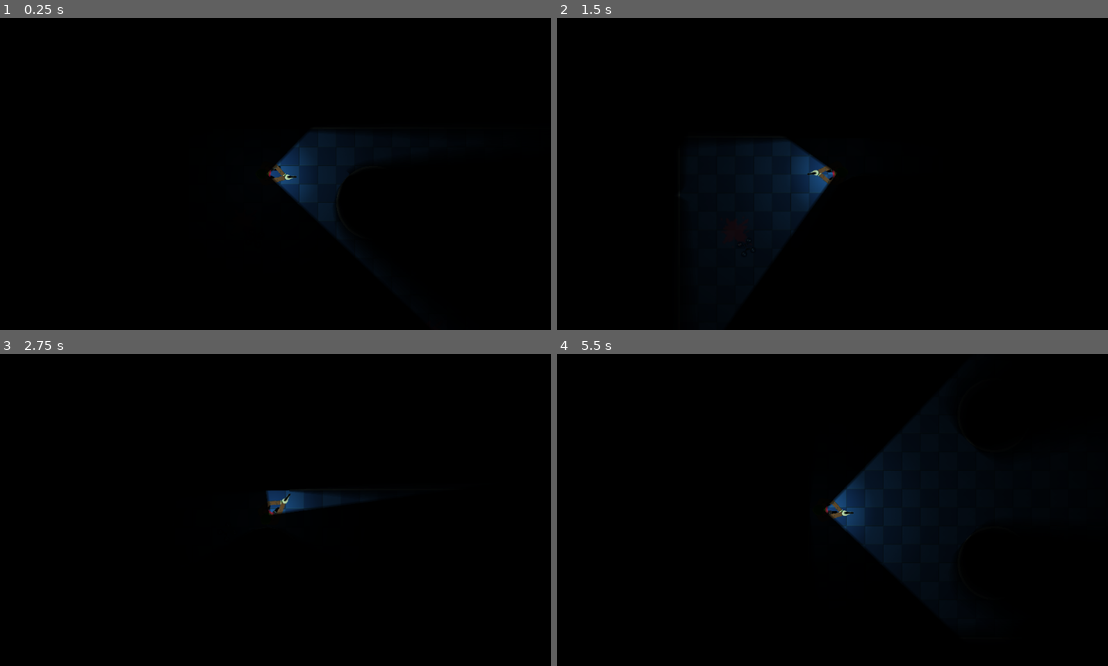
Above: before the commit, frames 1-4 (two rows, left to right).
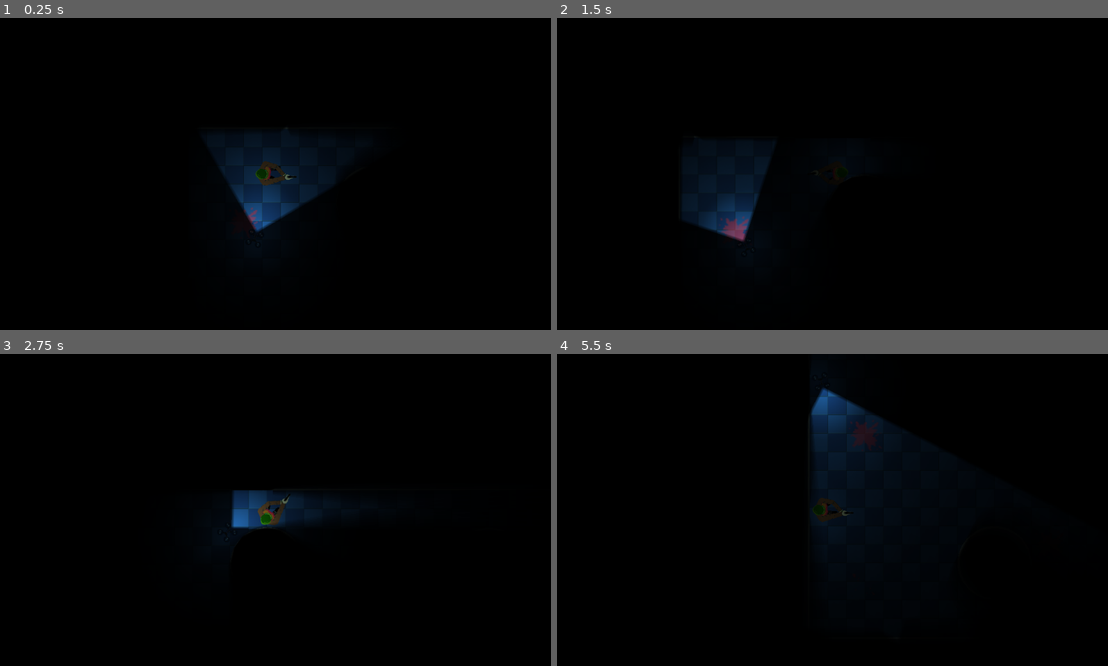
Above: after the commit, the same moments.

Repository: Fulgurata/Antibody
Game: Godot game, scene res://scenes/levels/level_one/LevelOne.tscn
Two runs of this game, one before a commit and one after it. Both use one fixed random seed, a clock stepped at 60 frames per second and the inputs below. This scene is started directly instead of the project's main scene.
Inputs (mouse positions are in pixels of both pictures, inside the frame that each line leads up to):
- Up to frame 1 (0.25 s): no input
- Up to frame 2 (1.5 s): tap Enter at 0.5 s; move the mouse to (953, 158) at 0.52 s; hold D (move_right) 0.53-1.28 s; tap Shift (dodge) at 0.6, 1.35 s; tap Space at 1.25 s; move the mouse to (716, 189) at 1.27 s; hold S (move_down) from 1.28 s (still down)
- Up to frame 3 (2.75 s): tap Enter at 2 s; move the mouse to (330, 441) at 2.02 s; release S (move_down) at 2.03 s; hold D (move_right) from 2.03 s (still down); tap Shift (dodge) at 2.1 s
- Up to frame 4 (5.5 s): move the mouse to (804, 572) at 2.77 s; release D (move_right) at 2.78 s; hold W (move_up) 2.78-3.53 s; tap Shift (dodge) every 0.75 s from 2.85 to 5.1 s; move the mouse to (997, 556) at 3.52 s; hold A (move_left) 3.53-5.03 s; move the mouse to (661, 463) at 4.27 s; tap Space at 5 s; move the mouse to (860, 510) at 5.02 s; hold S (move_down) from 5.03 s (still down)

The runs differ from the first frame. In frame 1, 3.9% of the frame differs, in the area x 37-63%, y 35-74%; in frame 2, 3.5%; in frame 3, 1.6%; in frame 4, 4.4%, in the area x 45-62%, y 6-61%.

Commit message:
Moved flashlight to drone

Diff:
--- a/scenes/characters/drone/drone.tscn
+++ b/scenes/characters/drone/drone.tscn
@@ -1,9 +1,11 @@
-[gd_scene load_steps=31 format=3 uid="uid://3icltdq3xtfe"]
+[gd_scene load_steps=33 format=3 uid="uid://3icltdq3xtfe"]
 
 [ext_resource type="Script" path="res://scripts/characters/drone_scripts/drone.gd" id="1_3xpjv"]
+[ext_resource type="PackedScene" uid="uid://c04oqtfpq8k38" path="res://scenes/characters/player/point_light_2d.tscn" id="2_2roli"]
 [ext_resource type="Texture2D" uid="uid://ds1sphxcm01uq" path="res://scenes/characters/drone/Drone1-down.png" id="2_ldroc"]
 [ext_resource type="Texture2D" uid="uid://hq2mgyua1s0r" path="res://scenes/characters/drone/Drone1-left.png" id="3_cahwu"]
 [ext_resource type="Texture2D" uid="uid://byhb1fnyllub6" path="res://scenes/characters/drone/Drone1-up.png" id="4_r187i"]
+[ext_resource type="PackedScene" uid="uid://dccdpedsu3ht" path="res://scenes/characters/player/flashlight_point_light_2d.tscn" id="6_cb5pj"]
 
 [sub_resource type="AtlasTexture" id="AtlasTexture_2d23j"]
 atlas = ExtResource("2_ldroc")
@@ -207,6 +209,10 @@
 [node name="Drone" type="CharacterBody2D"]
 light_mask = 16
 script = ExtResource("1_3xpjv")
+
+[node name="PointLight2D" parent="." instance=ExtResource("2_2roli")]
+position = Vector2(0, 0)
+metadata/_edit_lock_ = true
 
 [node name="AnimatedSprite2D" type="AnimatedSprite2D" parent="."]
 rotation = -1.55572
@@ -216,3 +222,9 @@
 
 [node name="CollisionShape2D" type="CollisionShape2D" parent="."]
 shape = SubResource("CircleShape2D_ehsxn")
+
+[node name="Flashlight" parent="." instance=ExtResource("6_cb5pj")]
+position = Vector2(9, 8.9407e-08)
+rotation = 0.759218
+offset = Vector2(64, -64)
+metadata/_edit_lock_ = true
--- a/scenes/characters/player/Player.tscn
+++ b/scenes/characters/player/Player.tscn
@@ -89,7 +89,8 @@
 script = ExtResource("1_3cblq")
 metadata/_edit_group_ = true
 
-[node name="PointLight2D2" parent="." instance=ExtResource("2_2cr71")]
+[node name="Flashlight" parent="." instance=ExtResource("2_2cr71")]
+visible = false
 position = Vector2(15, -3.8147e-06)
 rotation = 0.759218
 offset = Vector2(60, -60)
--- a/scenes/characters/player/point_light_2d.tscn
+++ b/scenes/characters/player/point_light_2d.tscn
@@ -6,9 +6,9 @@
 position = Vector2(213, 228)
 scale = Vector2(4.90858, 4.65221)
 color = Color(0.643137, 1, 1, 1)
-energy = 0.09
+energy = 0.3
 shadow_enabled = true
 shadow_filter = 2
 shadow_filter_smooth = 4.0
 texture = ExtResource("1_px85w")
-texture_scale = 1.5
+texture_scale = 1.1
